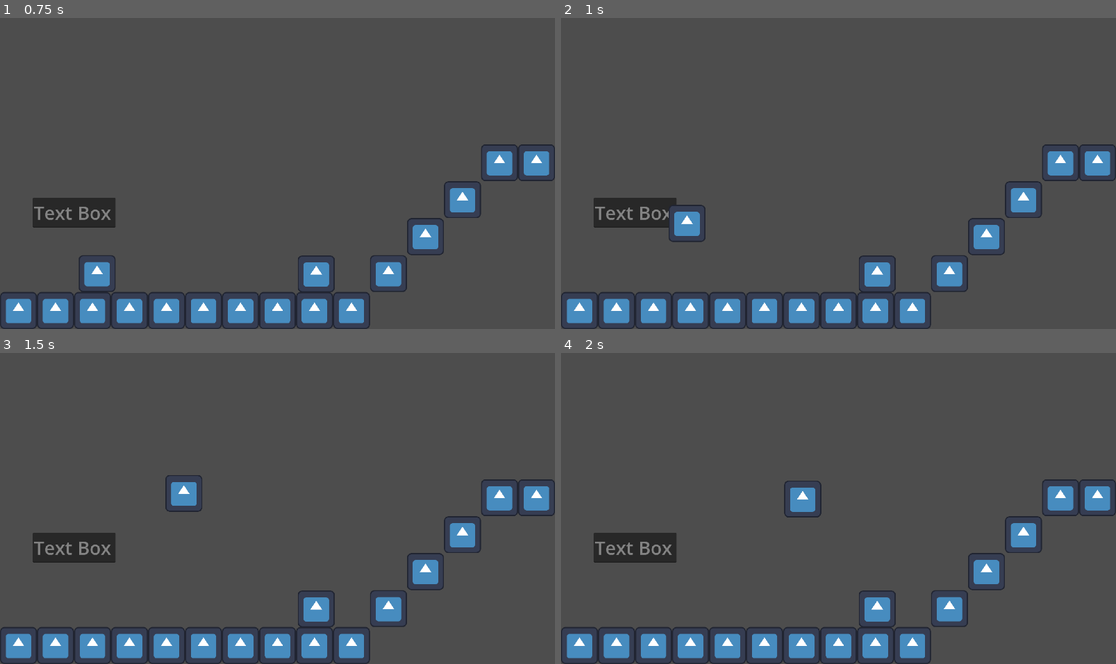
Above: before the commit, frames 1-4 (two rows, left to right).
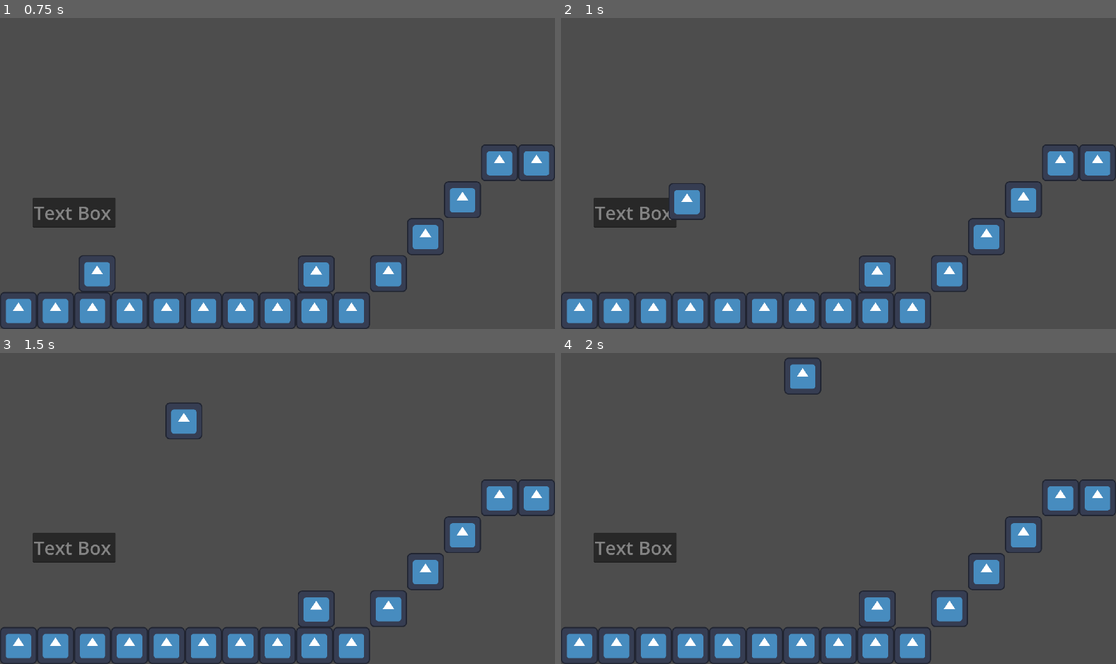
Above: after the commit, the same moments.

Repository: Shadow-Diamond/Platformer
Game: Godot game, scene res://Level-Scenes/Tutorial.tscn
Two runs of this game, one before a commit and one after it. Both use one fixed random seed, a clock stepped at 60 frames per second and the inputs below. The project has no main scene, so this scene is started directly. The engine's default icon, where the game draws it, is replaced by a stand-in: a white triangle on a blue panel in a dark square.
Inputs:
- Up to frame 1 (0.75 s): hold D (Right) from 0.53 s (still down)
- Up to frame 2 (1 s): keep holding D (Right); tap W (Up) at 0.77 s
- Up to frame 3 (1.5 s): keep holding D (Right)
- Up to frame 4 (2 s): keep holding D (Right); tap W (Up) at 1.52 s

Frame 1 is identical in both runs. In frame 2, 0.8% of the frame differs, in the area x 19-27%, y 53-73%; in frame 3, 0.9%; in frame 4, 0.9%, in the area x 40-47%, y 1-53%.

Commit message:
delayed enemy killbox for higher jump speeds

Diff:
--- a/Character-Scenes/Stationary-Enemy.tscn
+++ b/Character-Scenes/Stationary-Enemy.tscn
@@ -41,6 +41,11 @@
 wait_time = 0.5
 one_shot = true
 
+[node name="delay_timer" type="Timer" parent="."]
+wait_time = 0.5
+one_shot = true
+
 [connection signal="body_entered" from="kill_box" to="." method="_on_kill_box_body_entered"]
 [connection signal="body_entered" from="death_box" to="." method="_on_death_box_body_entered"]
 [connection signal="timeout" from="death_timer" to="." method="_on_death_timer_timeout"]
+[connection signal="timeout" from="delay_timer" to="." method="_on_delay_timer_timeout"]
--- a/Level-Scenes/Tutorial.tscn
+++ b/Level-Scenes/Tutorial.tscn
@@ -36,6 +36,7 @@
 position = Vector2(704, -284)
 
 [node name="Player" parent="." instance=ExtResource("1_rr58k")]
+Jump_Velocity = 1250.0
 
 [node name="Stationary-Enemy" parent="." instance=ExtResource("3_w1ktb")]
 position = Vector2(838, -18)
--- a/Scripts/stationary_enemy.gd
+++ b/Scripts/stationary_enemy.gd
@@ -4,6 +4,7 @@
 @onready var player: CharacterBody2D = $"../Player"
 @onready var kill_box: Area2D = $kill_box
 @onready var death_timer: Timer = $death_timer
+@onready var delay_timer: Timer = $delay_timer
 
 func _physics_process(delta: float) -> void:
 	# Add the gravity.
@@ -14,12 +15,15 @@
 
 
 func _on_kill_box_body_entered(body: CharacterBody2D) -> void:
-	if body == player:
+	if body == player and !delayed:
 		print("Enemy damage player signal")
 		player.emit_signal("hit_player")
 
 var timer_started: bool = false
+var delayed: bool = false
 func _on_death_box_body_entered(body: CharacterBody2D) -> void:
+	delayed = true
+	delay_timer.start()
 	if body == player:
 		print("Player killed enemy")
 		kill_box.queue_free()
@@ -31,3 +35,7 @@
 
 func _on_death_timer_timeout() -> void:
 	self.queue_free()
+
+
+func _on_delay_timer_timeout() -> void:
+	delayed = false
